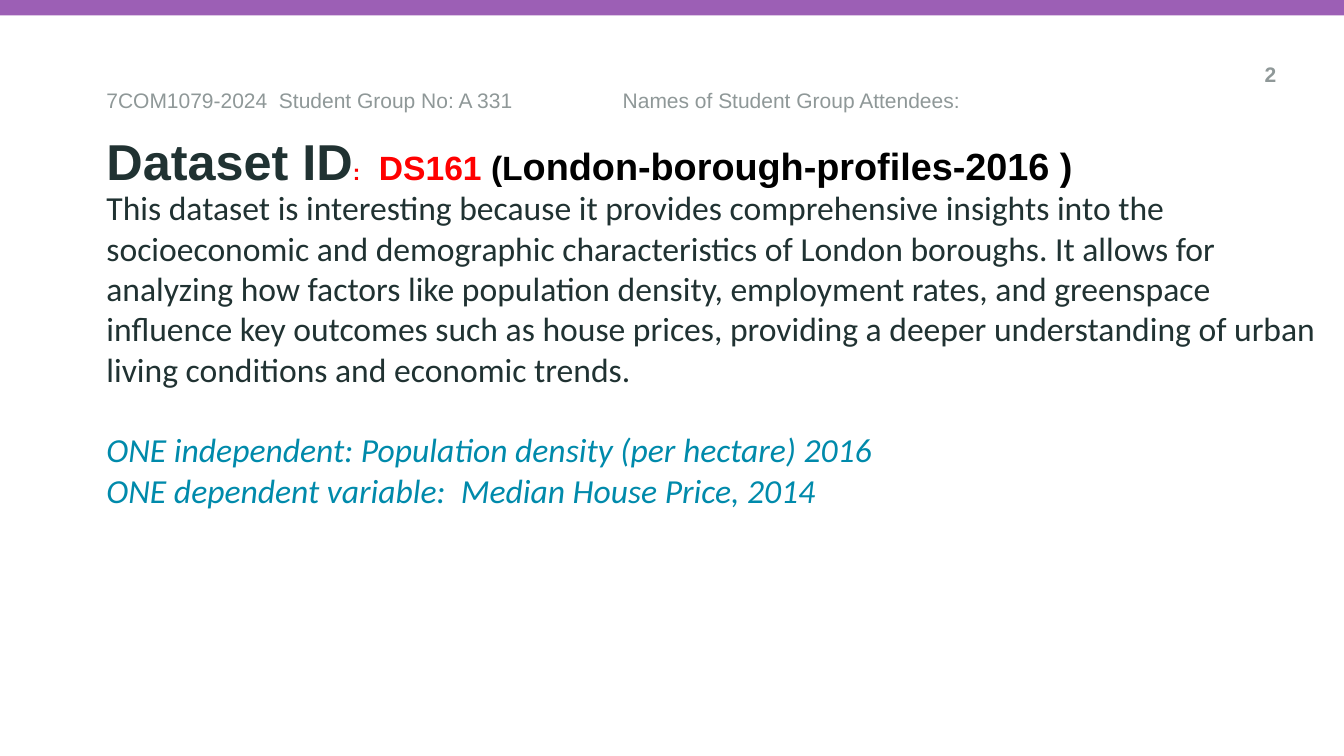
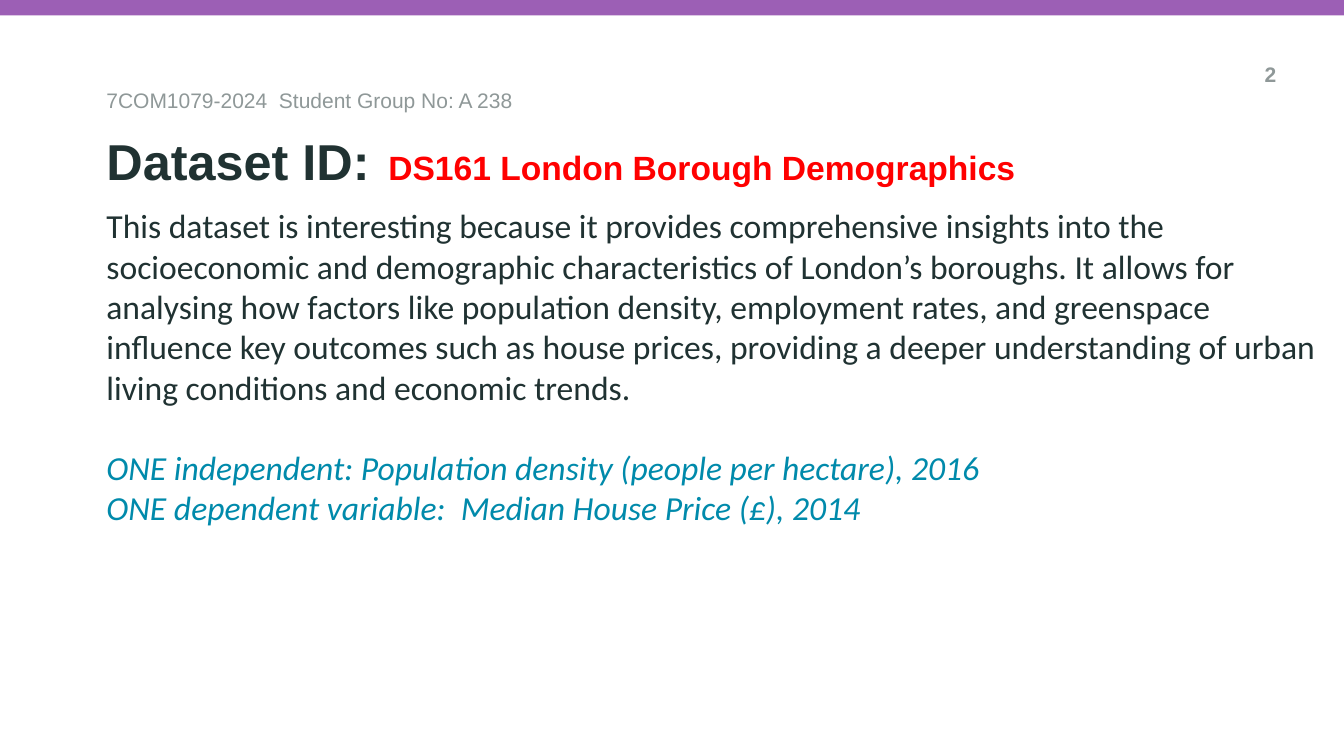
Before and after one commit to er23abe/A238_Team_Research, a slide deck: slide 2 of Group-A238.pptx. Drawn at 1344x756 pixels with LibreOffice and Linux fonts; fonts in the diff are those of the drawing; background and template pictures are left out. Boxes give left, top, right and bottom in pixels: in the first picture for what was removed or moved away, otherwise in the second. Text is boxed around its words. In the diff, an @@ line names an element or a change of style, - is before the commit and + after.

```diff
--- a/Group-A238.pptx
+++ b/Group-A238.pptx
@@ text at [106, 93, 512, 112]: text changed @@
-7COM1079-2024 Student Group No: A 331 Names of Student Group Attendees:
+7COM1079-2024 Student Group No: A 238
@@ subtitle at [106, 145, 1015, 187]: text changed; size 27 to 24 pt; text colour #000000 to #FF0000 @@
-Dataset ID: DS161 (London-borough-profiles-2016 )
+Dataset ID: DS161 London Borough Demographics
@@ title at [106, 214, 1315, 521]: text changed @@
-This dataset is interesting because it provides comprehensive insights into the socioeconomic and demographic characteristics of London boroughs. It allows for analyzing how factors like population density, employment rates, and greenspace influence key outcomes such as house prices, providing a deeper understanding of urban living conditions and economic trends.
-ONE independent: Population density (per hectare) 2016
-ONE dependent variable: Median House Price, 2014
+This dataset is interesting because it provides comprehensive insights into the socioeconomic and demographic characteristics of London’s boroughs. It allows for analysing how factors like population density, employment rates, and greenspace influence key outcomes such as house prices, providing a deeper understanding of urban living conditions and economic trends.
+ONE independent: Population density (people per hectare), 2016
+ONE dependent variable: Median House Price (£), 2014
```
Also in this commit, not shown: 4 other slides changed.
